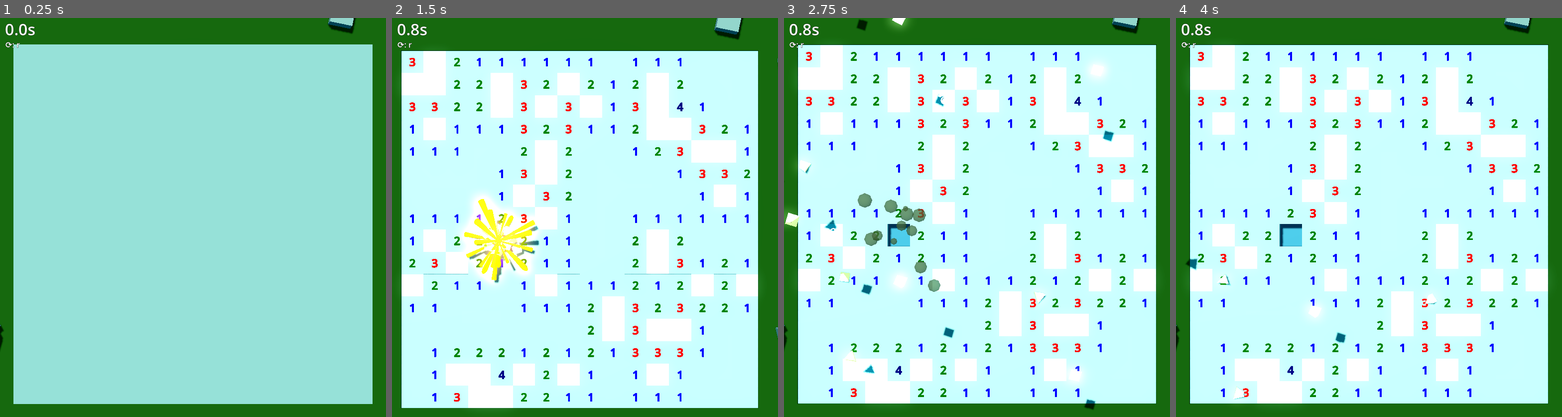
Above: before the commit, frames 1-4 (left to right).
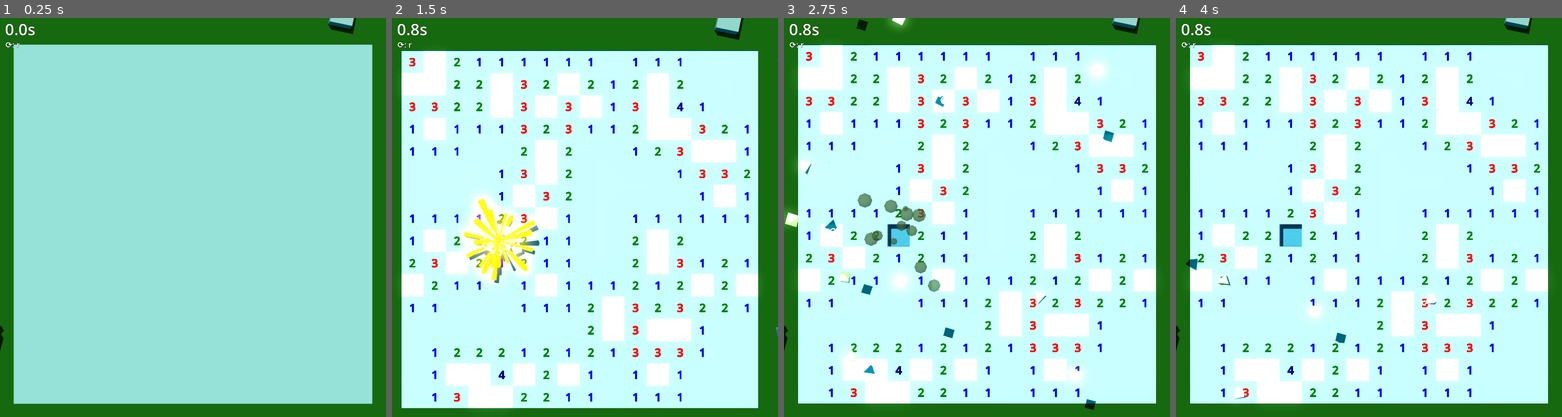
Above: after the commit, the same moments.

Repository: Blubtastic/godot_minesweeper
Game: Godot game, scene res://main.tscn
Same seed, same stepped clock (60 frames per second), same inputs: the game is played once before the commit and once after it.
Inputs (mouse positions are in pixels of both pictures, inside the frame that each line leads up to):
- Up to frame 1 (0.25 s): no input
- Up to frame 2 (1.5 s): tap Enter at 0.5 s; move the mouse to (669, 197) at 0.52 s; click (669, 197) at 0.67 s; move the mouse to (507, 237) at 1.27 s; click (507, 237) at 1.42 s
- Up to frame 3 (2.75 s): move the mouse to (1015, 129) at 2.02 s; click (1015, 129) at 2.17 s
- Up to frame 4 (4 s): move the mouse to (1349, 297) at 2.77 s; click (1349, 297) at 2.92 s; move the mouse to (1484, 277) at 3.52 s; click (1484, 277) at 3.67 s

The runs differ from the first frame. In frame 1, 0.5% of the frame differs, in the area x 0-97%, y 0-97%; in frame 2, 1.1%, in the area x 2-100%, y 0-98%; in frame 3, 1.0%; in frame 4, 0.8%.

Commit message:
increase_detail_shadow_antialiasing

Diff:
--- a/main.tscn
+++ b/main.tscn
@@ -66,6 +66,8 @@
 [node name="Camera3D" type="Camera3D" parent="."]
 transform = Transform3D(-4.37114e-08, 1, 4.37114e-08, 0, -4.37114e-08, 1, 1, 4.37114e-08, 1.91069e-15, 7.8, 68, 7.5)
 fov = 15.0
+near = 1.0
+far = 1000.0
 script = ExtResource("1_36mps")
 
 [node name="CubeGrid" type="Node3D" parent="."]
--- a/project.godot
+++ b/project.godot
@@ -36,3 +36,6 @@
 
 renderer/rendering_method="gl_compatibility"
 renderer/rendering_method.mobile="gl_compatibility"
+lights_and_shadows/directional_shadow/size=16384
+lights_and_shadows/directional_shadow/soft_shadow_filter_quality=5
+anti_aliasing/quality/msaa_3d=2
